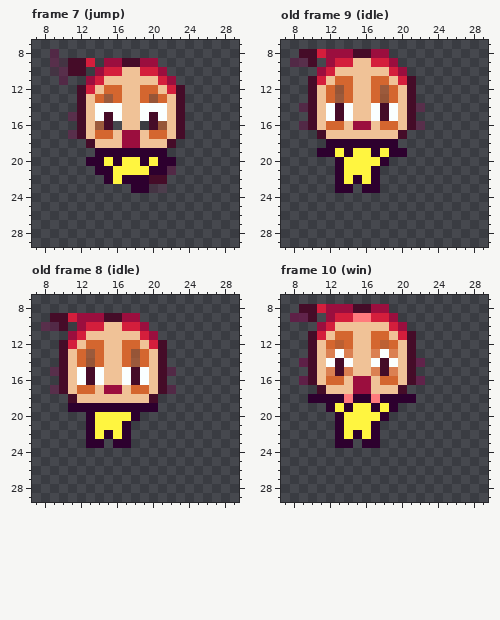
Two versions of one pixel-art file, aseprite/character-32x32-old.aseprite. Above is the file before it was changed.
32x32 pixels, 15 frames. Pixels under 10% opacity are left out. Shown: frame 7 (jump): x 7..29, y 7..29; old frame 9 (idle): x 7..29, y 7..29; old frame 8 (idle): x 7..29, y 7..29; frame 10 (win): x 7..29, y 7..29. The commit also changed other frames, which this record leaves out.
After:
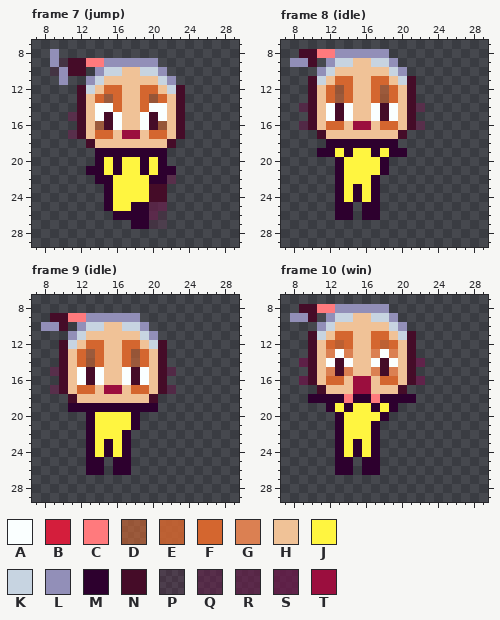
Palette (. is transparent): A #faffff  B #d41e3c  C #ff7a7d  D #d4662f98  E #d4662fd5  F #d4662f  G #db8052  H #f0c297  J #fff540  K #c7d4e1  L #928fb8  M #2d002e  N #450c28  P #69174935  Q #69174981  R #6917499b  S #691749c1  T #9b0e3e
A new or re-ordered frame is compared with the old frame closest to it.
Log entry: updated character sprite to include adult Chia
The exact change:
layer "young_final" now hidden
layer "old" now shown
frames re-ordered
Frame 7 (jump):
y 8: x 9 Q -> L
y 9: x 9 Q -> L; x 13..20 B.TTNNTT -> CCLLLLLL
y 10: x 10 Q -> L; x 14..16 TBB -> LKK; x 19..21 BBT -> KKL
y 11: x 10 Q -> L; x 13..14 TB -> LK; x 21..22 BT -> KL
y 12: x 13 B -> K; x 22 B -> K
y 14: x 16 A -> F; x 19 A -> F
y 16: x 16 . -> A; x 19 . -> A
y 18: x 17..18 TT -> HH
y 20: x 13 M -> .; x 22 M -> .
y 21: x 13 . -> M; x 15..16 MJ -> JM; x 19..20 JM -> MJ; x 22 Q -> M
y 22: x 14 . -> M; x 17..22 MMMNN. -> JJJMMQ
y 23: x 15..21 ...MMPP -> MJJJJNN
y 24: x 15..21 ....... -> MJJJJNN
y 25: x 15..21 ....... -> MJJMMRR
y 26: x 16..21 ...... -> MMMMRP
y 27: x 18..21 .... -> MMPP
Frame 8 (idle) against old frame 9 (idle), layer "old":
y 8: x 11..18 BTTTNNTT -> CCLLLLLL
y 9: x 8..9 QQ -> LL; x 12..14 TBB -> LKK; x 17..19 BBT -> KKL
y 10: x 11..12 TB -> LK; x 19..20 BT -> KL
y 11: x 11 B -> K; x 20 B -> K
y 21: x 17..18 M. -> JM
y 22: x 15 M -> J
y 23: x 14..16 M.M -> JMJ
y 24: x 13..17 ..... -> MJMJM
y 25..26: x 13..14 .. -> MM; x 16..17 .. -> MM
Frame 9 (idle) against old frame 8 (idle), layer "old":
y 9: x 11..18 BTTTNNTT -> CCLLLLLL
y 10: x 8..9 QQ -> LL; x 12..14 TBB -> LKK; x 17..19 BBT -> KKL
y 11: x 11..12 TB -> LK; x 19..20 BT -> KL
y 12: x 11 B -> K; x 20 B -> K
y 21: x 17..18 M. -> JM
y 22: x 15 M -> J
y 23: x 14..16 M.M -> JMJ
y 24: x 13..17 ..... -> MJMJM
y 25..26: x 13..14 .. -> MM; x 16..17 .. -> MM
Frame 10 (win), layer "old":
y 8: x 11..18 BTTTNNTT -> CCLLLLLL
y 9: x 8..9 SS -> LL; x 12..19 TBBCCBBT -> LKKHHKKL
y 10: x 11..12 TB -> LK; x 19..20 BT -> KL
y 11: x 11 B -> K; x 20 B -> K
y 22: x 15 M -> J
y 23: x 14..16 M.M -> JMJ
y 24: x 13..17 ..... -> MJMJM
y 25..26: x 13..14 .. -> MM; x 16..17 .. -> MM
Boxes around the changes in both pictures, in picture pixels (x1, y1, x2, y2):
changed: (50, 49, 176, 229)
changed: (290, 49, 407, 85)
changed: (335, 166, 389, 220)
changed: (41, 313, 158, 349)
changed: (86, 421, 140, 475)
changed: (290, 304, 407, 340)
changed: (335, 430, 380, 475)
